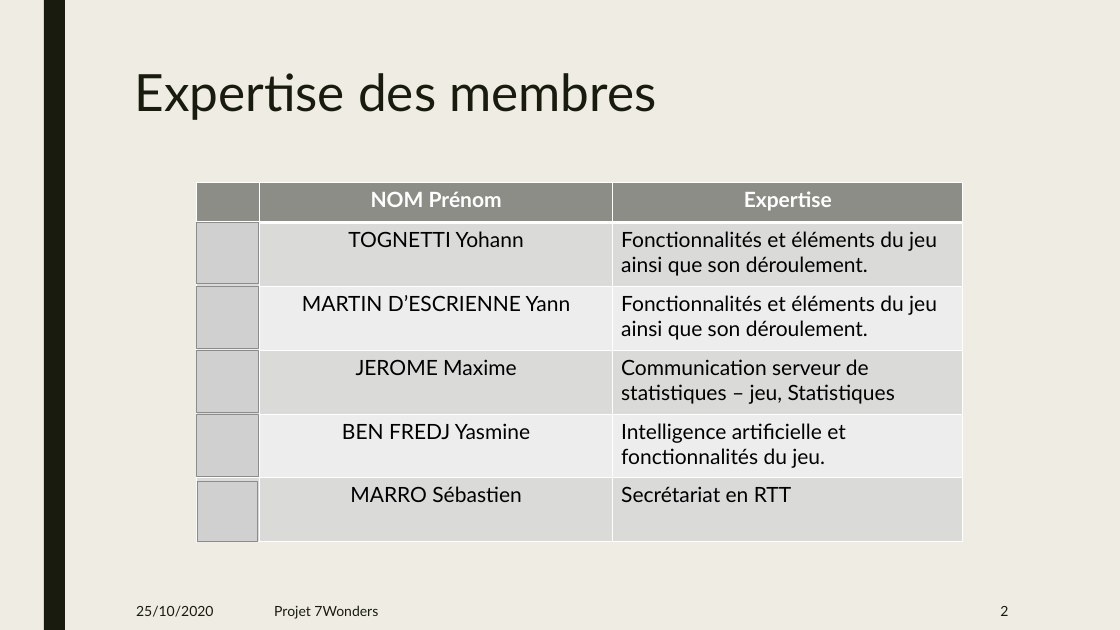
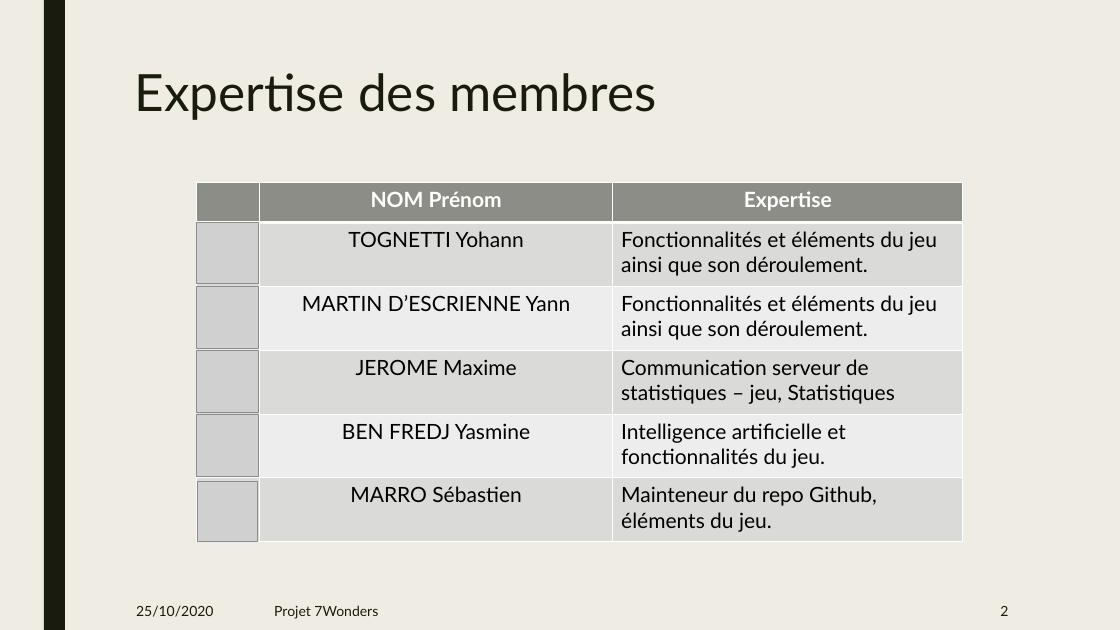
Before and after one commit to YannMartinDes/7-wonder_Part-2, a slide deck: slide 2 of documentation/Projet 7wonders.pptx. Drawn at 1120x630 pixels with LibreOffice and Linux fonts; fonts in the diff are those of the drawing; grey boxes stand for pictures. Boxes give left, top, right and bottom in pixels: in the first picture for what was removed or moved away, otherwise in the second. Text is boxed around its words. In the diff, an @@ line names an element or a change of style, - is before the commit and + after.

```diff
--- a/documentation/Projet 7wonders.pptx
+++ b/documentation/Projet 7wonders.pptx
@@ table at [197, 182, 963, 536] @@
-row 6, column 3: Secrétariat en RTT
+row 6, column 3: Mainteneur du repo Github, éléments du jeu.
```
Also in this commit, not shown: 2 other files.
